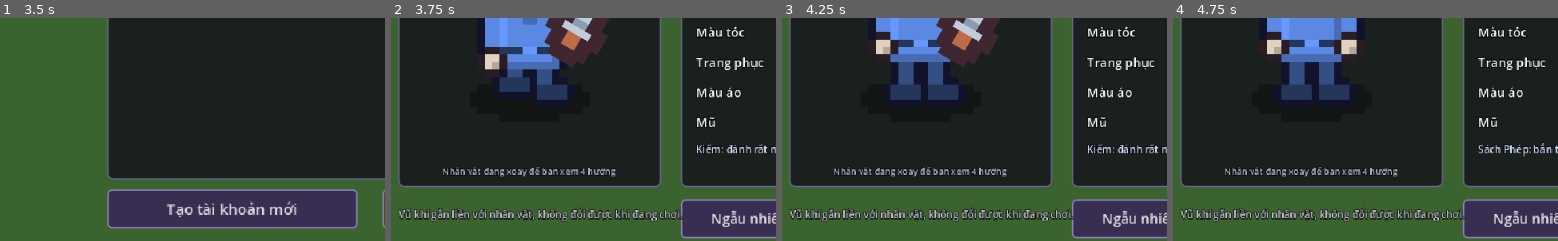
Above: before the commit, frames 1-4 (left to right).
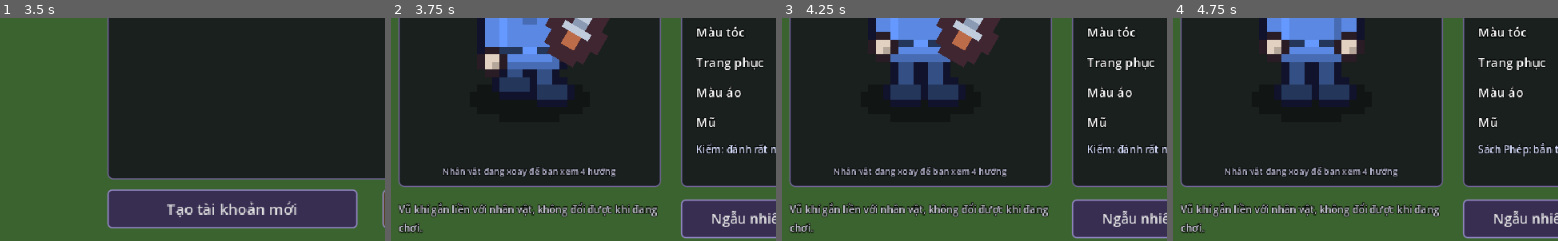
Above: after the commit, the same moments.

Repository: NayuD06/Game-AETHERION
Game: Godot game, scene res://scenes/account_select.tscn
Same seed, same stepped clock (60 frames per second), same inputs: the game is played once before the commit and once after it.
Inputs:
- Up to frame 1 (3.5 s): click "Đổi tên" at 0.5 s; click "Chơi" at 1.25 s; click "Xóa" at 2 s; click "Chắc chắn?" at 2.75 s
- Up to frame 2 (3.75 s): click "Tạo tài khoản mới" at 3.5 s
- Up to frame 3 (4.25 s): no input
- Up to frame 4 (4.75 s): click "<" at 4.25 s
The pictures show only the part of the screen within x 0-50%, y 45-95%; the shares and areas given below are measured in that part.

Frame 1 is identical in both runs. In frame 2, 3.8% of the frame differs, in the area x 1-76%, y 82-97%; in frame 3, 3.8%; in frame 4, 3.8%.

Commit message:
feat: add account selection and character creator scripts

Diff:
--- a/scripts/account_select.gd
+++ b/scripts/account_select.gd
@@ -72,13 +72,13 @@
 	var b := Button.new()
 	b.text = text
 	b.position = pos
-	b.size = button_size
 	b.add_theme_font_size_override("font_size", font_size)
 	var normal := StyleBoxFlat.new()
 	normal.bg_color = color
 	normal.border_color = Color(0.6, 0.55, 0.8)
 	normal.set_border_width_all(1)
 	normal.set_corner_radius_all(3)
+	normal.set_content_margin_all(2)
 	var hover := normal.duplicate() as StyleBoxFlat
 	hover.bg_color = color.lightened(0.15)
 	hover.border_color = Color(1.0, 0.85, 0.4)
@@ -88,6 +88,8 @@
 	b.add_theme_stylebox_override("hover", hover)
 	b.add_theme_stylebox_override("focus", hover)
 	b.add_theme_stylebox_override("pressed", pressed)
+	b.clip_text = true
+	b.size = button_size   # đặt kích thước sau cùng (sau cỡ chữ, viền) để nút không bị to ra
 	parent.add_child(b)
 	return b
 
@@ -286,13 +288,13 @@
 	rename_edit.text = old_name
 	rename_edit.max_length = Accounts.NAME_MAX
 	rename_edit.position = Vector2(68, 3)
-	rename_edit.size = Vector2(130, 18)
 	rename_edit.add_theme_font_size_override("font_size", 10)
 	rename_edit.placeholder_text = "Tên mới"
 	var sb := _panel_style(Color(0.05, 0.04, 0.09), Color(1.0, 0.85, 0.4))
 	sb.set_content_margin_all(2)
 	rename_edit.add_theme_stylebox_override("normal", sb)
 	rename_edit.add_theme_stylebox_override("focus", sb)
+	rename_edit.size = Vector2(130, 18)
 	rename_edit.text_submitted.connect(func(_t: String) -> void: _finish_rename())
 	rename_edit.focus_exited.connect(_cancel_rename)
 	var name_label := row.get_node_or_null("NameLabel") as Label
--- a/scripts/character_creator.gd
+++ b/scripts/character_creator.gd
@@ -80,7 +80,6 @@
 	var b := Button.new()
 	b.text = text
 	b.position = pos
-	b.size = button_size
 	b.add_theme_font_size_override("font_size", font_size)
 	var normal := StyleBoxFlat.new()
 	normal.bg_color = Color(0.22, 0.18, 0.32)
@@ -97,6 +96,7 @@
 	b.add_theme_stylebox_override("hover", hover)
 	b.add_theme_stylebox_override("focus", hover)
 	b.add_theme_stylebox_override("pressed", pressed)
+	b.size = button_size   # đặt kích thước sau cùng (sau cỡ chữ, viền) để nút không bị to ra
 	add_child(b)
 	return b
 
@@ -172,7 +172,6 @@
 	name_edit.text = str(look.get("name", "Lữ Khách"))
 	name_edit.max_length = Accounts.NAME_MAX
 	name_edit.position = Vector2(370, y)
-	name_edit.size = Vector2(228, 20)
 	name_edit.add_theme_font_size_override("font_size", 10)
 	var edit_style := StyleBoxFlat.new()
 	edit_style.bg_color = Color(0.05, 0.04, 0.09)
@@ -186,6 +185,7 @@
 	edit_focus.border_color = Color(1.0, 0.85, 0.4)
 	name_edit.add_theme_stylebox_override("focus", edit_focus)
 	name_edit.text_submitted.connect(func(_t): _start_game())
+	name_edit.size = Vector2(228, 20)
 	add_child(name_edit)
 	y += 26.0
 	for row in rows:
@@ -220,9 +220,9 @@
 		var back := _button("Quay lại", Vector2(370, 310), Vector2(66, 26), 10)
 		back.pressed.connect(func() -> void: get_tree().change_scene_to_file("res://scenes/account_select.tscn"))
 	var note := _label("Vũ khí gắn liền với nhân vật, không đổi được khi đang chơi.", 8, Color(0.8, 0.8, 0.85))
-	note.position = Vector2(30, 316)
-	note.size = Vector2(220, 14)
-	note.autowrap_mode = TextServer.AUTOWRAP_WORD_SMART
+	note.autowrap_mode = TextServer.AUTOWRAP_WORD_SMART   # bật xuống dòng trước khi đặt kích thước
+	note.position = Vector2(30, 312)
+	note.size = Vector2(216, 24)
 	add_child(note)
 
 
